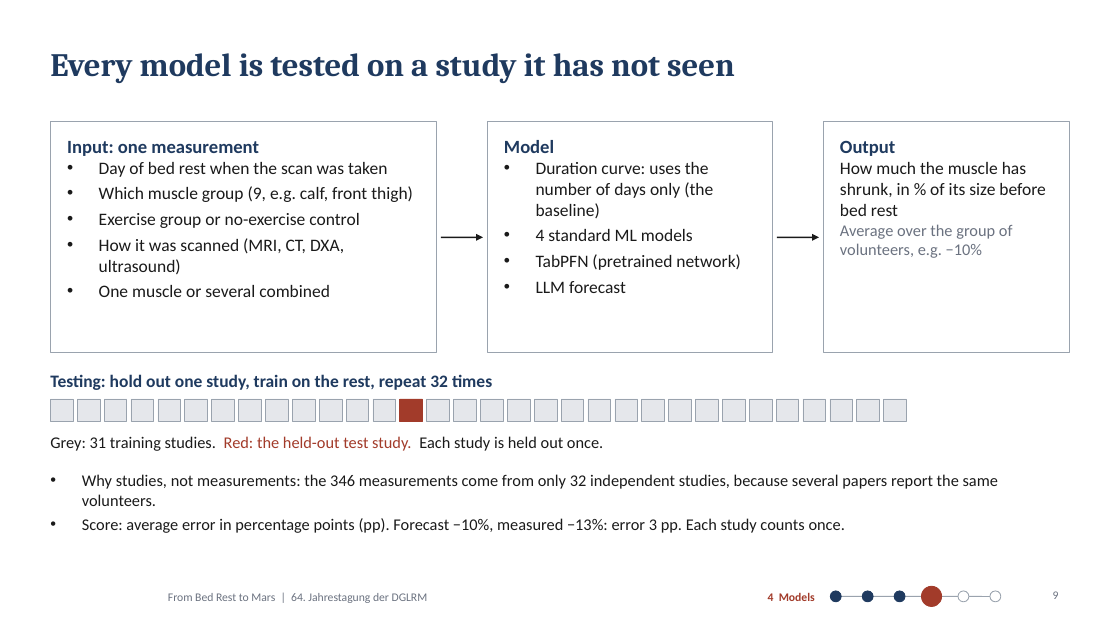
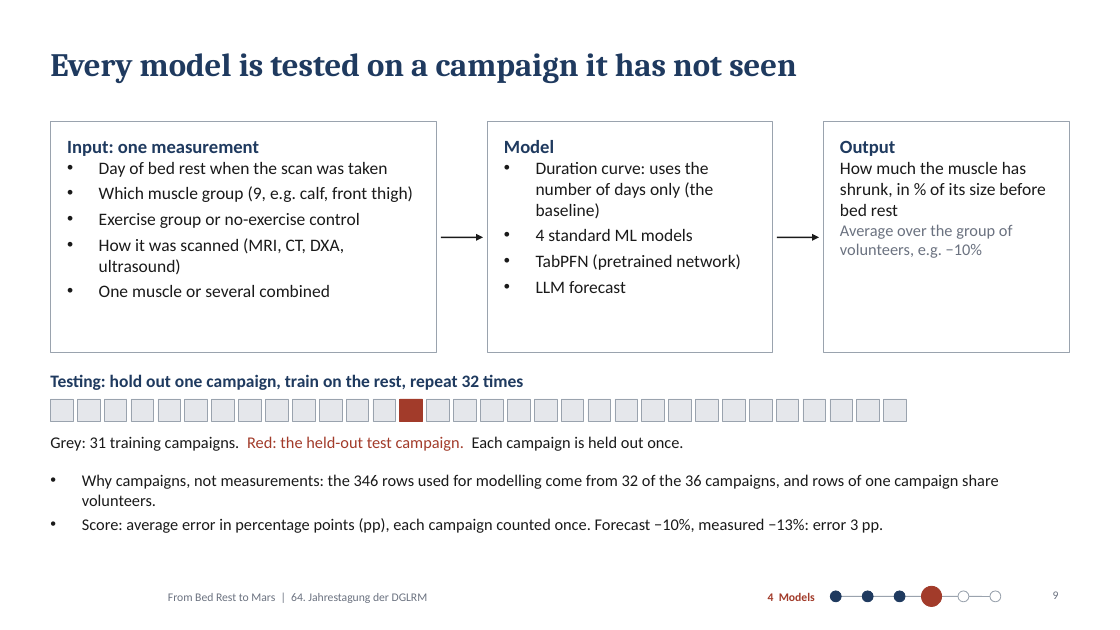
Before and after one commit to MiladBahariQaragoz/BedrestToMars, a slide deck: slide 9 of presentation/bed-rest-to-mars-talk.pptx. Drawn at 1120x630 pixels with LibreOffice and Linux fonts; fonts in the diff are those of the drawing; background and template pictures are left out. Boxes give left, top, right and bottom in pixels: in the first picture for what was removed or moved away, otherwise in the second. Text is boxed around its words. In the diff, an @@ line names an element or a change of style, - is before the commit and + after.

```diff
--- a/presentation/bed-rest-to-mars-talk.pptx
+++ b/presentation/bed-rest-to-mars-talk.pptx
@@ title at <box>50,53,797,83</box>: text changed @@
-Every model is tested on a study it has not seen
+Every model is tested on a campaign it has not seen
@@ text at <box>50,374,523,390</box>: text changed @@
-Testing: hold out one study, train on the rest, repeat 32 times
+Testing: hold out one campaign, train on the rest, repeat 32 times
@@ text at <box>50,436,683,451</box>: text changed @@
-Grey: 31 training studies. Red: the held-out test study. Each study is held out once.
+Grey: 31 training campaigns. Red: the held-out test campaign. Each campaign is held out once.
@@ text at <box>82,474,998,533</box>: text changed @@
-• Why studies, not measurements: the 346 measurements come from only 32 independent studies, because several papers report the same volunteers.
-• Score: average error in percentage points (pp). Forecast −10%, measured −13%: error 3 pp. Each study counts once.
+• Why campaigns, not measurements: the 346 rows used for modelling come from 32 of the 36 campaigns, and rows of one campaign share volunteers.
+• Score: average error in percentage points (pp), each campaign counted once. Forecast −10%, measured −13%: error 3 pp.
```
Also in this commit, not shown: 10 other slides changed, 3 other files.
